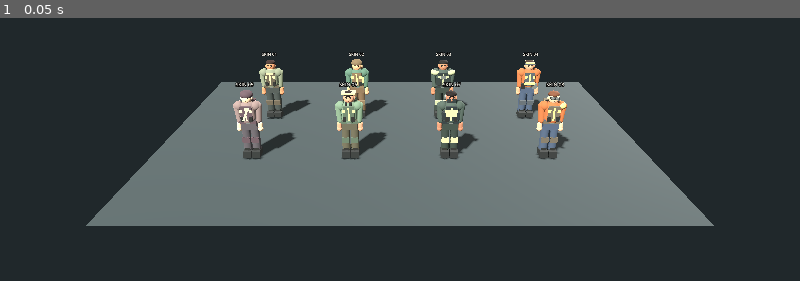
Above: before the commit, frame 1.
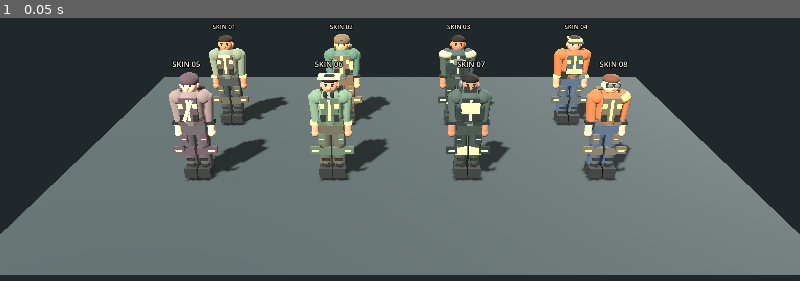
Above: after the commit, the same moment.

Repository: Alejandrokiriatos/RustMobile3DStudio
Game: Godot game, scene res://DemoScenes/Characters/character_gallery.tscn
Two runs of this game, one before a commit and one after it. Both use one fixed random seed, a clock stepped at 60 frames per second and the inputs below.
Inputs:
- Up to frame 1 (0.05 s): no input

The runs differ from the first frame. In frame 1, 41% of the frame differs, in the area x 0-100%, y 2-98%.

Commit message:
Refine player skin geometry, details and gallery framing

Diff:
--- a/Scripts/Characters/character_gallery.gd
+++ b/Scripts/Characters/character_gallery.gd
@@ -23,7 +23,7 @@
 	for i in SKINS.size():
 		var row := i / 4
 		var col := i % 4
-		_build_skin(SKINS[i], Vector3((col - 1.5) * 2.55, 0.0, (row - 0.5) * 2.65))
+		_build_skin(SKINS[i], Vector3((col - 1.5) * 2.25, 0.0, (row - 0.5) * 2.35))
 	if OS.get_environment("CAPTURE_CHARACTERS") == "1":
 		call_deferred("_capture_preview")
 
@@ -54,12 +54,16 @@
 	var shape := SphereMesh.new()
 	shape.radius = 1.0
 	shape.height = 2.0
+	shape.radial_segments = 24
+	shape.rings = 12
 	_mesh(parent, shape, material, position, radius)
 
 func _capsule(parent: Node3D, material: Material, position: Vector3, height: float, radius: float, rotation := Vector3.ZERO) -> void:
 	var shape := CapsuleMesh.new()
 	shape.radius = radius
 	shape.height = height
+	shape.radial_segments = 24
+	shape.rings = 8
 	_mesh(parent, shape, material, position, Vector3.ONE, rotation)
 
 func _build_skin(data: Dictionary, origin: Vector3) -> void:
@@ -98,6 +102,11 @@
 	_box(player, legs, Vector3(0, 0.91, 0), Vector3(0.39, 0.27, 0.24))
 	_box(player, gear, Vector3(0, 0.99, 0.135), Vector3(0.42, 0.075, 0.045))
 	_box(player, metal, Vector3(0, 0.99, 0.163), Vector3(0.095, 0.07, 0.025))
+	# Distinct cargo pockets and stitching break up the large flat trouser surfaces.
+	for side in [-1.0, 1.0]:
+		_box(player, gear, Vector3(side * 0.16, 0.70, 0.125), Vector3(0.105, 0.16, 0.055))
+		_box(player, trim, Vector3(side * 0.16, 0.70, 0.157), Vector3(0.07, 0.018, 0.012))
+		_box(player, dark, Vector3(side * 0.115, 0.32, 0.12), Vector3(0.13, 0.035, 0.025))
 
 	# Torso with shaped shoulders, chest layer and visible clothing seams.
 	_capsule(player, top, Vector3(0, 1.205, 0), 0.64, 0.205)
@@ -106,6 +115,11 @@
 		_capsule(player, top, Vector3(side * 0.255, 1.19, 0.0), 0.56, 0.083, Vector3(0, 0, side * -0.10))
 		_capsule(player, skin, Vector3(side * 0.27, 0.855, 0.015), 0.20, 0.061)
 		_sphere(player, skin, Vector3(side * 0.27, 0.765, 0.025), Vector3(0.067, 0.07, 0.065))
+		# Layered cuffs, forearm protection and readable hand details.
+		_capsule(player, skin, Vector3(side * 0.27, 0.855, 0.018), 0.16, 0.058)
+		_box(player, trim if style in [0, 3, 5] else dark, Vector3(side * 0.27, 0.955, 0.018), Vector3(0.145, 0.055, 0.13))
+		_box(player, gear, Vector3(side * 0.27, 0.50, 0.135), Vector3(0.18, 0.12, 0.045))
+		_box(player, trim, Vector3(side * 0.27, 0.50, 0.16), Vector3(0.11, 0.025, 0.015))
 	# Vest/front panel and side seams.
 	_box(player, gear, Vector3(0, 1.235, 0.187), Vector3(0.285, 0.39, 0.045))
 	_box(player, trim, Vector3(0, 1.235, 0.214), Vector3(0.045, 0.36, 0.018))
@@ -181,7 +195,7 @@
 func _build_stage() -> void:
 	var floor := MeshInstance3D.new()
 	var plane := PlaneMesh.new()
-	plane.size = Vector2(13.0, 9.0)
+	plane.size = Vector2(11.5, 8.0)
 	floor.mesh = plane
 	floor.material_override = _material(Color("#343b3b"))
 	floor.position = Vector3(0, -0.025, 0)
@@ -210,9 +224,9 @@
 	add_child(fill)
 
 	var camera := Camera3D.new()
-	camera.position = Vector3(0, 6.2, 13.4)
-	camera.rotation_degrees = Vector3(-25, 0, 0)
-	camera.fov = 47
+	camera.position = Vector3(0, 5.0, 10.8)
+	camera.rotation_degrees = Vector3(-24, 0, 0)
+	camera.fov = 39
 	camera.current = true
 	add_child(camera)
 
